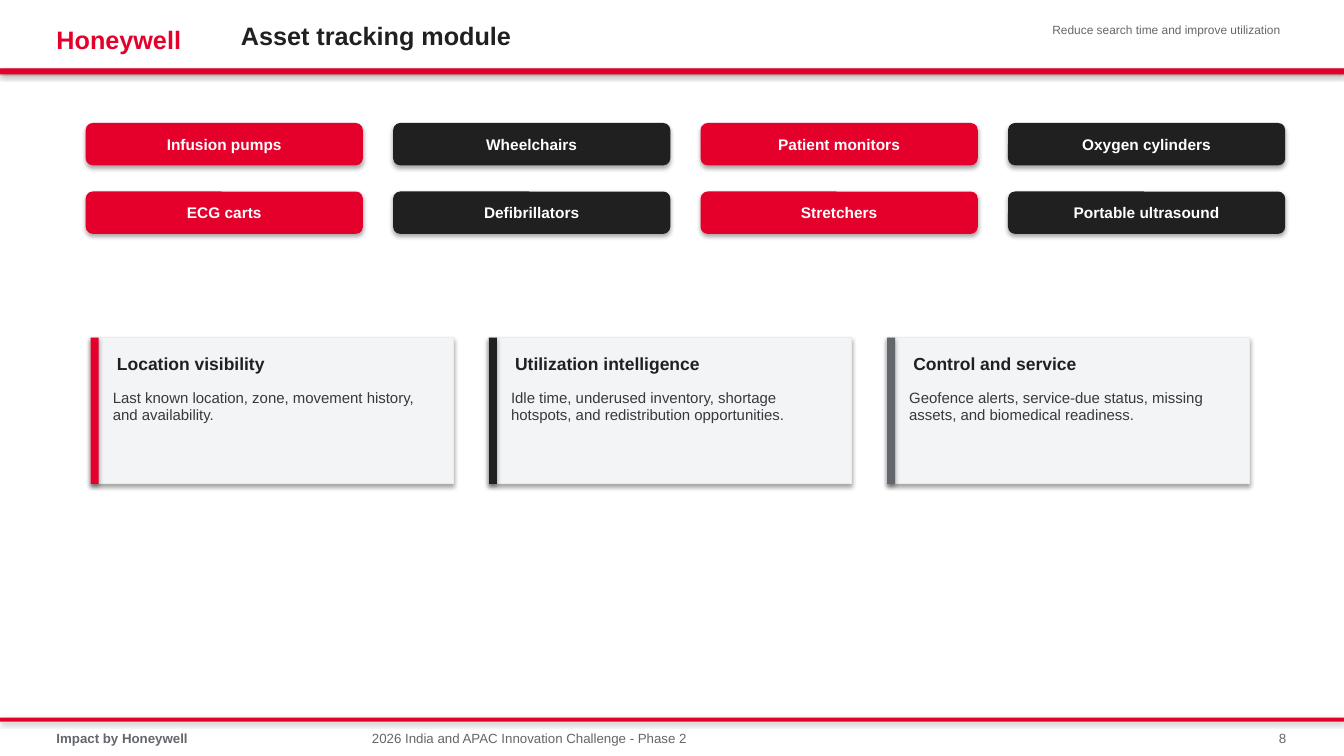
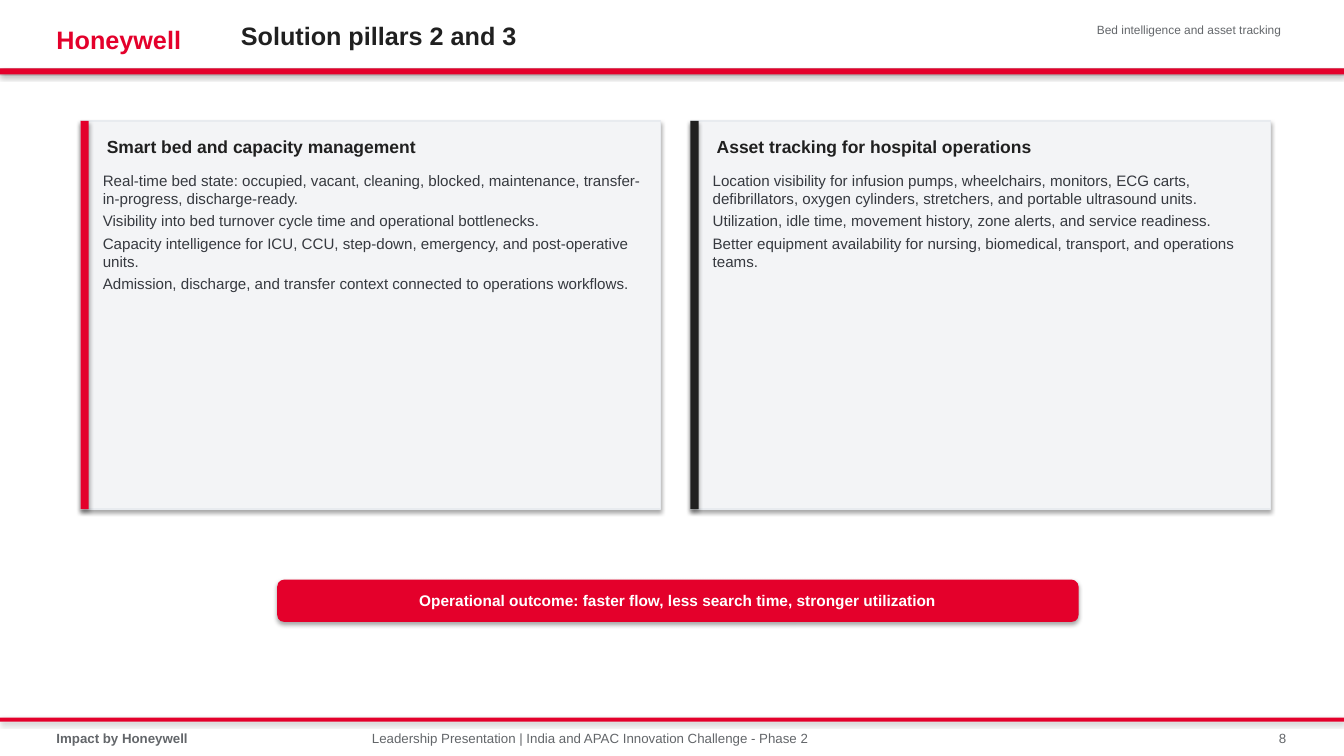
Before and after one commit to shyamnexus/HON_WSP_Innovation_Challenge, a slide deck: slide 8 of India_APAC_Innovation_Challenge_Phase2_Connected_Care_Platform.pptx. Drawn at 1344x756 pixels with LibreOffice and Linux fonts; fonts in the diff are those of the drawing. Boxes give left, top, right and bottom in pixels: in the first picture for what was removed or moved away, otherwise in the second. Text is boxed around its words. In the diff, an @@ line names an element or a change of style, - is before the commit and + after.

```diff
--- a/India_APAC_Innovation_Challenge_Phase2_Connected_Care_Platform.pptx
+++ b/India_APAC_Innovation_Challenge_Phase2_Connected_Care_Platform.pptx
@@ text at (x1=241, y1=26, x2=516, y2=51): text changed @@
-Asset tracking module
+Solution pillars 2 and 3
@@ text at (x1=1097, y1=25, x2=1281, y2=36): text changed @@
-Reduce search time and improve utilization
+Bed intelligence and asset tracking
@@ rectangle resized from (x1=91, y1=338, x2=99, y2=484) to (x1=81, y1=121, x2=89, y2=509) @@
@@ rectangle resized from (x1=91, y1=338, x2=454, y2=484) to (x1=81, y1=121, x2=660, y2=509) @@
@@ rounded rectangle removed at (x1=86, y1=123, x2=363, y2=165) @@
-Infusion pumps
@@ text added at (x1=107, y1=140, x2=416, y2=157), 12.5 pt, text #202020, bold @@
+Smart bed and capacity management
@@ rounded rectangle removed at (x1=393, y1=123, x2=670, y2=165) @@
-Wheelchairs
@@ rectangle resized from (x1=887, y1=338, x2=1250, y2=484) to (x1=691, y1=121, x2=1270, y2=509) @@
@@ rectangle added at (x1=691, y1=121, x2=699, y2=509), fill #202020 @@
@@ rounded rectangle removed at (x1=701, y1=123, x2=978, y2=165) @@
-Patient monitors
@@ text added at (x1=717, y1=140, x2=1031, y2=157), 12.5 pt, text #202020, bold @@
+Asset tracking for hospital operations
@@ rounded rectangle removed at (x1=1008, y1=123, x2=1286, y2=165) @@
-Oxygen cylinders
@@ text added at (x1=103, y1=175, x2=640, y2=292), 10.8 pt, text #36393F @@
+Real-time bed state: occupied, vacant, cleaning, blocked, maintenance, transfer-in-progress, discharge-ready.
+Visibility into bed turnover cycle time and operational bottlenecks.
+Capacity intelligence for ICU, CCU, step-down, emergency, and post-operative units.
+Admission, discharge, and transfer context connected to operations workflows.
@@ text added at (x1=713, y1=175, x2=1234, y2=267), 10.8 pt, text #36393F @@
+Location visibility for infusion pumps, wheelchairs, monitors, ECG carts, defibrillators, oxygen cylinders, stretchers, and portable ultrasound units.
+Utilization, idle time, movement history, zone alerts, and service readiness.
+Better equipment availability for nursing, biomedical, transport, and operations teams.
@@ rounded rectangle removed at (x1=86, y1=192, x2=363, y2=234) @@
-ECG carts
@@ rounded rectangle removed at (x1=393, y1=192, x2=670, y2=234) @@
-Defibrillators
@@ rounded rectangle removed at (x1=701, y1=192, x2=978, y2=234) @@
-Stretchers
@@ rounded rectangle removed at (x1=1008, y1=192, x2=1286, y2=234) @@
-Portable ultrasound
@@ text removed at (x1=117, y1=357, x2=265, y2=374) @@
-Location visibility
@@ rectangle removed at (x1=489, y1=338, x2=852, y2=484) @@
@@ rectangle removed at (x1=489, y1=338, x2=497, y2=484) @@
@@ text removed at (x1=515, y1=357, x2=699, y2=374) @@
-Utilization intelligence
@@ rectangle removed at (x1=887, y1=338, x2=895, y2=484) @@
@@ text removed at (x1=913, y1=357, x2=1076, y2=370) @@
-Control and service
@@ text removed at (x1=113, y1=392, x2=414, y2=423) @@
-Last known location, zone, movement history, and availability.
@@ text removed at (x1=511, y1=392, x2=784, y2=423) @@
-Idle time, underused inventory, shortage hotspots, and redistribution opportunities.
@@ text removed at (x1=909, y1=392, x2=1203, y2=422) @@
-Geofence alerts, service-due status, missing assets, and biomedical readiness.
@@ rounded rectangle added at (x1=277, y1=580, x2=1079, y2=622), fill #E4002B, 11 pt, text #FFFFFF, bold @@
+Operational outcome: faster flow, less search time, stronger utilization
@@ text at (x1=372, y1=733, x2=808, y2=746): text changed @@
-2026 India and APAC Innovation Challenge - Phase 2
+Leadership Presentation | India and APAC Innovation Challenge - Phase 2
```
Also in this commit, not shown: 8 other slides changed, 5 slides added, 5 slides removed, 1 other file.
